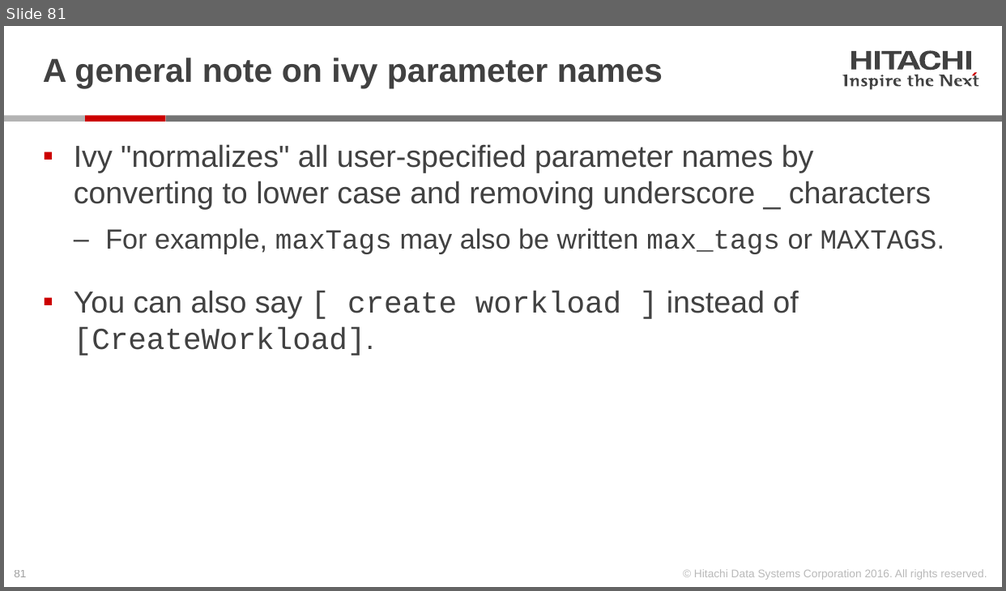
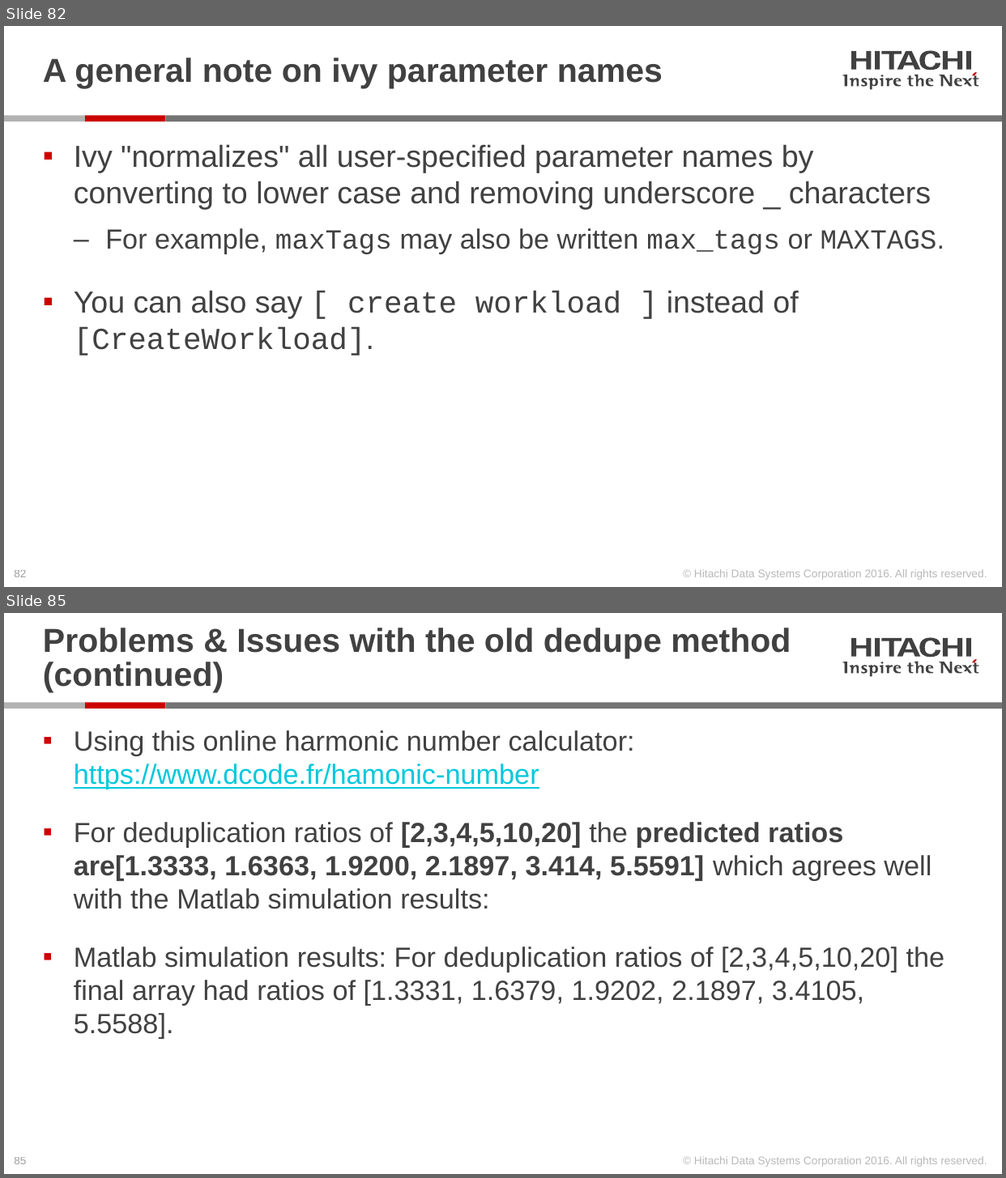
Before and after one commit to Hitachi-Data-Systems/ivy, a slide deck: doc/Programming the ivy engine.pptx. Shown one above the other, each under a label of ours: slide 81 before the commit, slides 82 and 85 after it; the slides between them are not shown. The pictures are 1006x591 and 1006x1178 pixels, drawn with LibreOffice and Linux fonts; fonts in the diff are those of the drawing. Boxes give left, top, right and bottom in pixels: in the first picture for what was removed or moved away, otherwise in the second. Text is boxed around its words. In the diff, an @@ line names an element or a change of style, - is before the commit and + after.

Commit message:
ivy 3.00.01 new_dedupe + one_thread_per_core, ivyslave->ivydriver

```diff
--- a/doc/Programming the ivy engine.pptx
+++ b/doc/Programming the ivy engine.pptx
@@ slide 85 added at (x1=4, y1=613, x2=1002, y2=1174), background #FFFFFF; not listed: 28 template elements that a slide beside it also shows @@
@@ title added at (x1=43, y1=628, x2=791, y2=692), 24 pt, text #414141, bold @@
+Problems & Issues with the old dedupe method (continued)
@@ text added at (x1=74, y1=730, x2=945, y2=1039), 20 pt, text #414141 @@
+▪ Using this online harmonic number calculator: https://www.dcode.fr/hamonic-number
+▪ For deduplication ratios of [2,3,4,5,10,20] the predicted ratios are[1.3333, 1.6363, 1.9200, 2.1897, 3.414, 5.5591] which agrees well with the Matlab simulation results:
+▪ Matlab simulation results: For deduplication ratios of [2,3,4,5,10,20] the final array had ratios of [1.3331, 1.6379, 1.9202, 2.1897, 3.4105, 5.5588].
@@ what was slide 81 is now slide 82 @@
@@ page number at (x1=14, y1=570, x2=26, y2=578): text changed @@
-81
+82
```
Also in this commit, not shown: 12 slides changed, 13 other slides added, 54 other files.
